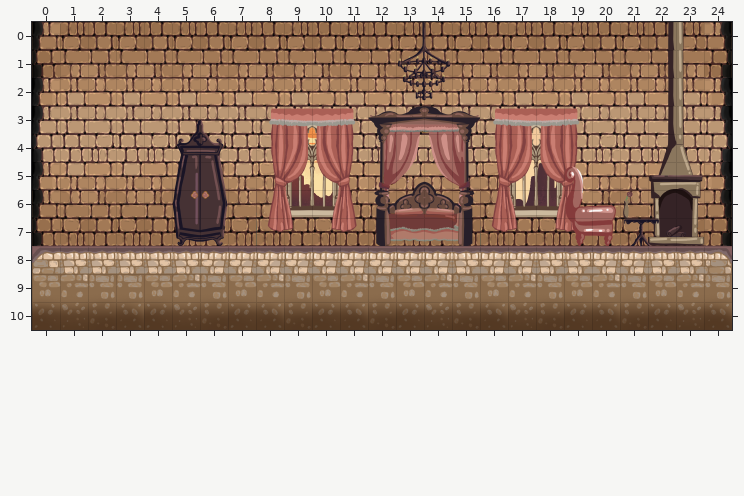
Tiled map -- Assets/Maps/Castle_Room_Princess.tmx. Above, as it was before the edit.
Cells are 128x128 px. Shown: x 0..24, y 0..10.
After:
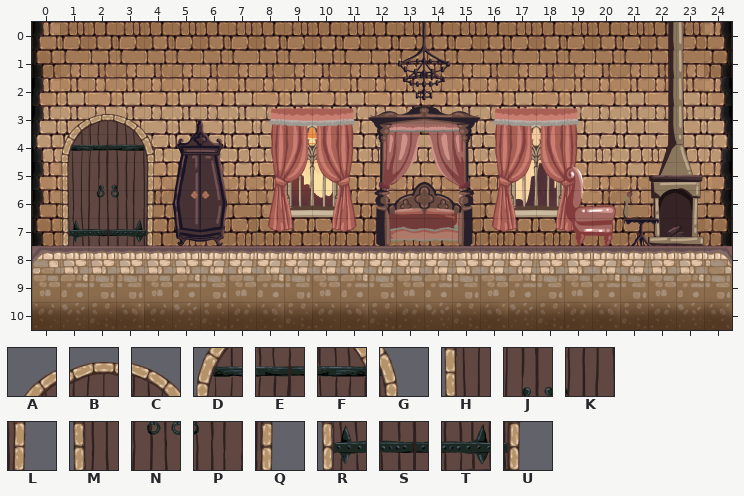
Key: from "Atlas_Pasillo_02": A 24, B 25, C 26, D 32, E 33, F 34, G 35, H 40, J 41, K 42, L 43, M 48, N 49, P 50, Q 51, R 56, S 57, T 58, U 59.
_ is an empty cell.
Tiles of an added or newly shown layer are drawn over the layers below it.
From old to new:
Layer "Puerta" (now shown):
There is now tile A in row 3 at x 1.
There is now tile B in row 3 at x 2.
There is now tile C in row 3 at x 3.
There is now tile D in row 4 at x 1.
There is now tile E in row 4 at x 2.
There is now tile F in row 4 at x 3.
There is now tile G in row 4 at x 4.
There is now tile H in row 5 at x 1.
There is now tile J in row 5 at x 2.
There is now tile K in row 5 at x 3.
There is now tile L in row 5 at x 4.
There is now tile M in row 6 at x 1.
There is now tile N in row 6 at x 2.
There is now tile P in row 6 at x 3.
There is now tile Q in row 6 at x 4.
There is now tile R in row 7 at x 1.
There is now tile S in row 7 at x 2.
There is now tile T in row 7 at x 3.
There is now tile U in row 7 at x 4.
Changed places in both pictures, as pixel boxes (x1, y1, x2, y2):
added: (61, 114, 155, 246)
